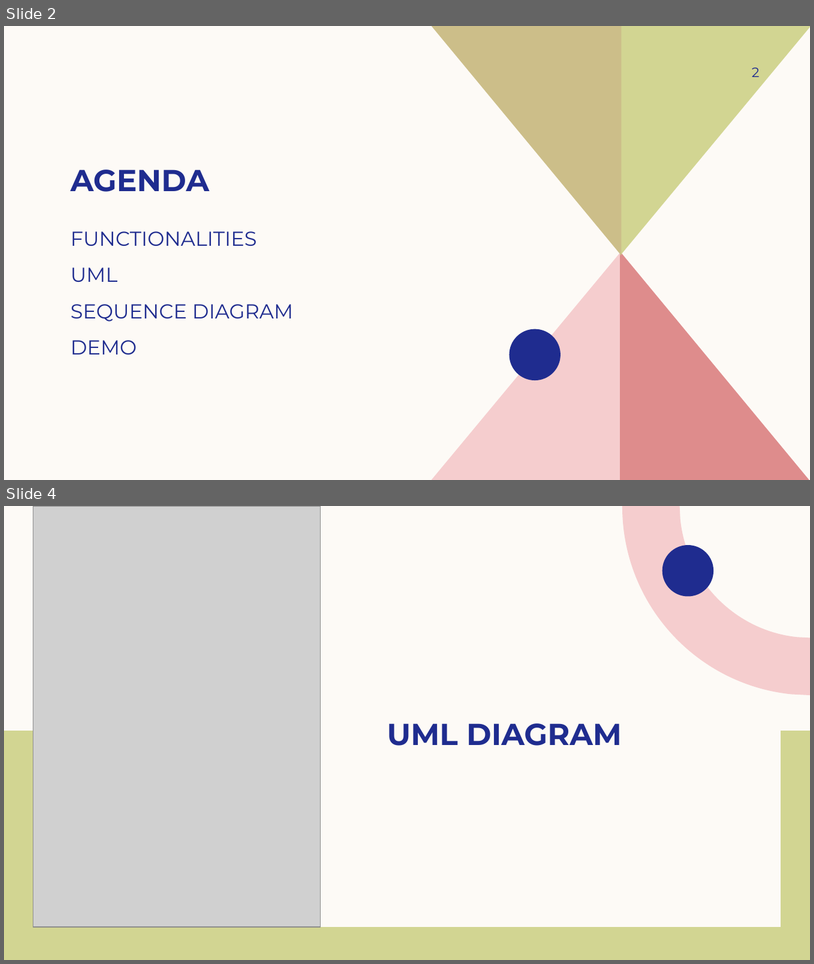
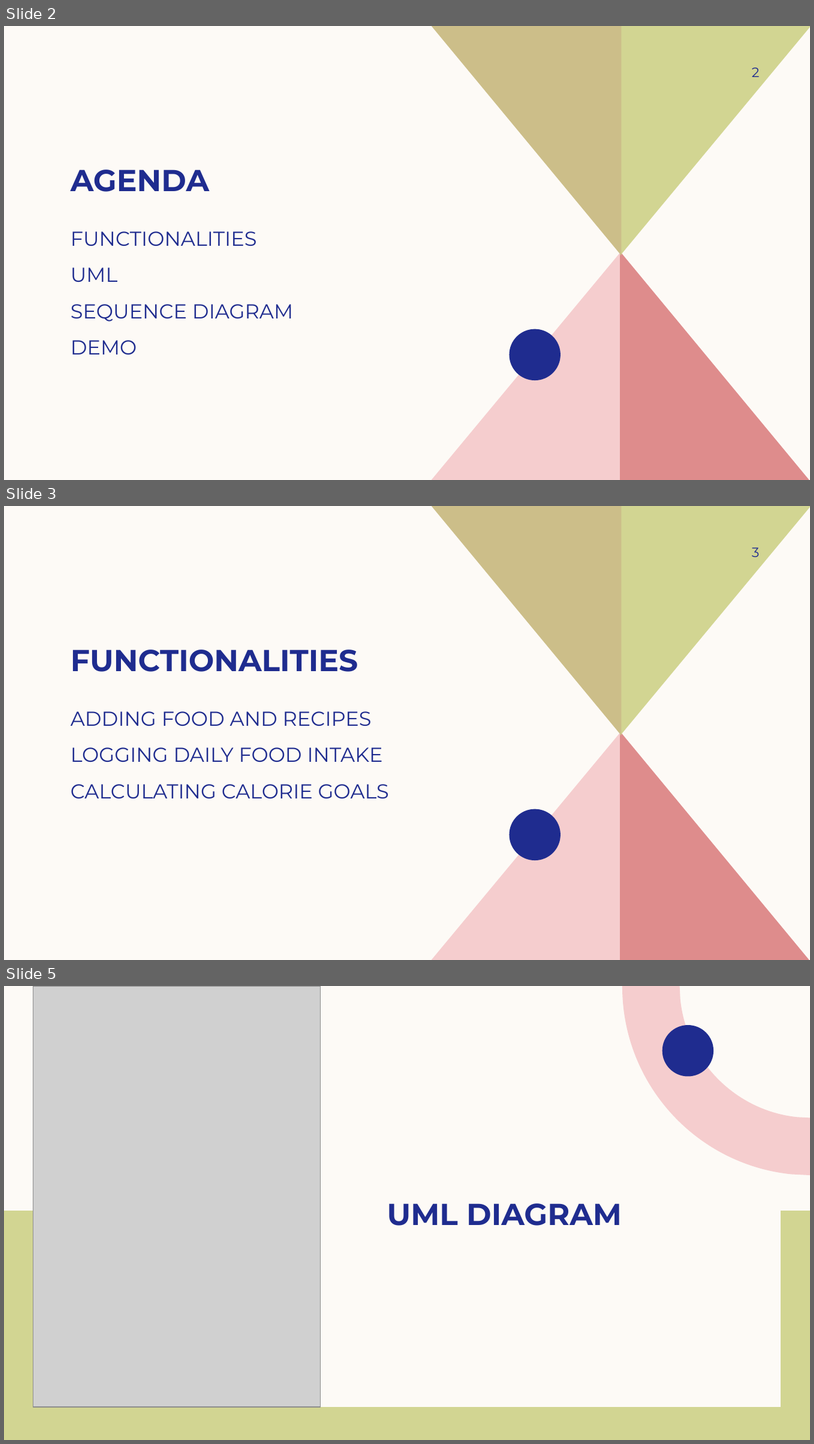
Before and after one commit to brunomales/SWENbm1933, a slide deck: Project1/doc/FINAL PROJECT.odp. Shown one above the other, each under a label of ours: slides 2 and 4 before the commit, slides 2, 3 and 5 after it; the slides between them are not shown. The pictures are 814x964 and 814x1444 pixels, drawn with LibreOffice and Linux fonts; fonts in the diff are those of the drawing; grey boxes stand for pictures. Boxes give left, top, right and bottom in pixels: in the first picture for what was removed or moved away, otherwise in the second. Text is boxed around its words. In the diff, an @@ line names an element or a change of style, - is before the commit and + after.

```diff
--- a/Project1/doc/FINAL PROJECT.odp
+++ b/Project1/doc/FINAL PROJECT.odp
@@ slide 3 added at (4, 506, 810, 960), background #FDFAF6; not listed: 5 template elements that a slide beside it also shows @@
@@ page number added at (752, 547, 760, 557), 16 pt, text #1F2C8F @@
+3
@@ title added at (71, 649, 358, 672), 36 pt, text #1F2C8F, bold @@
+FUNCTIONALITIES
@@ text added at (71, 711, 389, 799), 24 pt, text #1F2C8F @@
+ADDING FOOD AND RECIPES
+LOGGING DAILY FOOD INTAKE
+CALCULATING CALORIE GOALS
@@ what was slide 4 is now slide 5 @@
```
Also in this commit, not shown: 1 other slide added, 1 slide removed, 1 other file.
